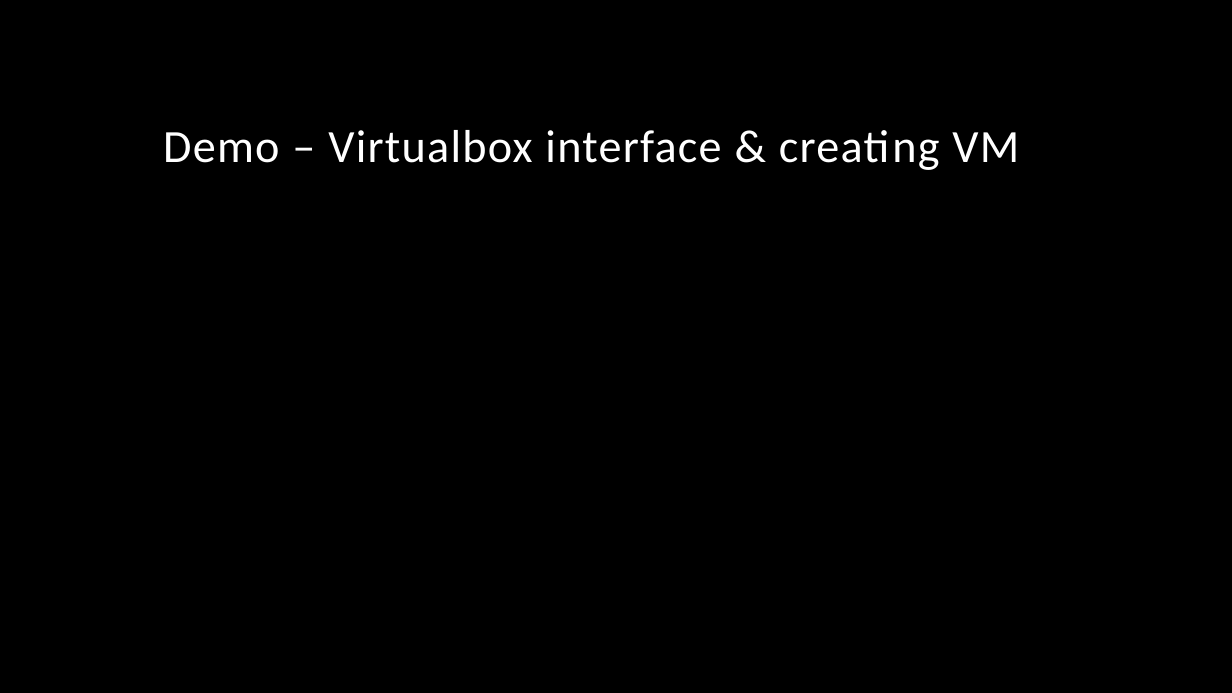
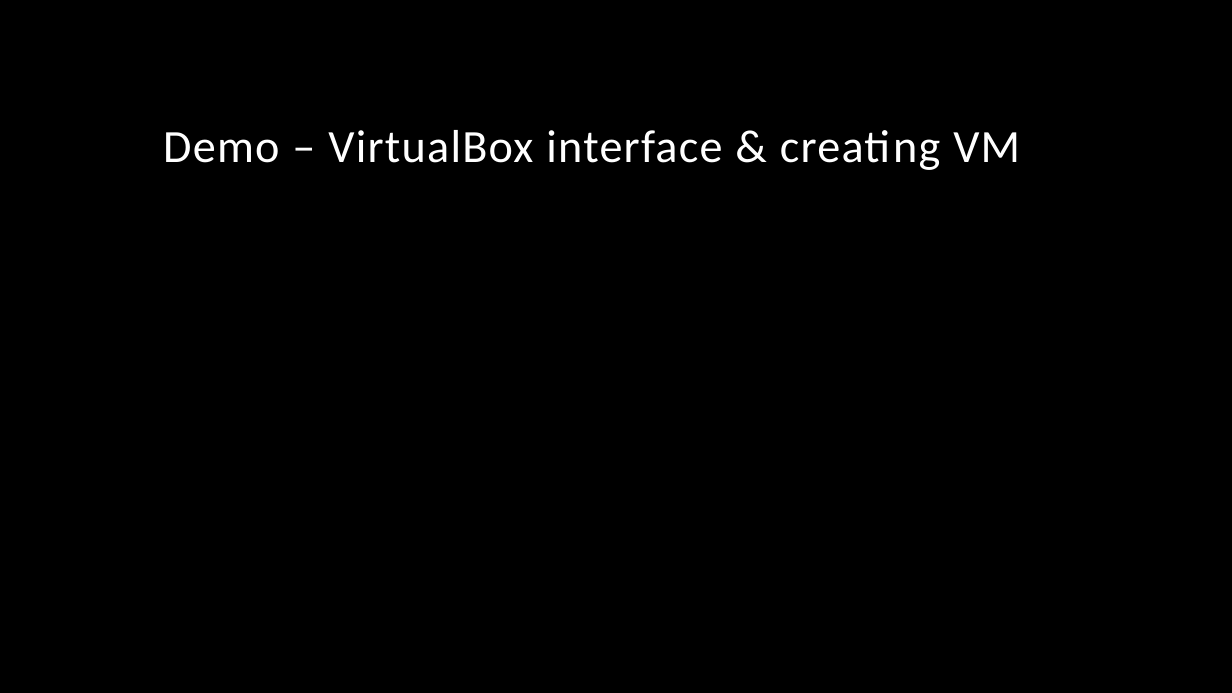
Before and after one commit to powershellorguk/SouthCoast, a slide deck: slide 7 of Meetups/2019/September/Powershell_Lab.pptx. Drawn at 1232x693 pixels with LibreOffice and Linux fonts; fonts in the diff are those of the drawing; background and template pictures are left out. Boxes give left, top, right and bottom in pixels: in the first picture for what was removed or moved away, otherwise in the second. Text is boxed around its words. In the diff, an @@ line names an element or a change of style, - is before the commit and + after.

```diff
--- a/Meetups/2019/September/Powershell_Lab.pptx
+++ b/Meetups/2019/September/Powershell_Lab.pptx
@@ title at [163, 130, 1020, 170]: text changed @@
-Demo – Virtualbox interface & creating VM
+Demo – VirtualBox interface & creating VM
```
Also in this commit, not shown: 1 other slide changed.
